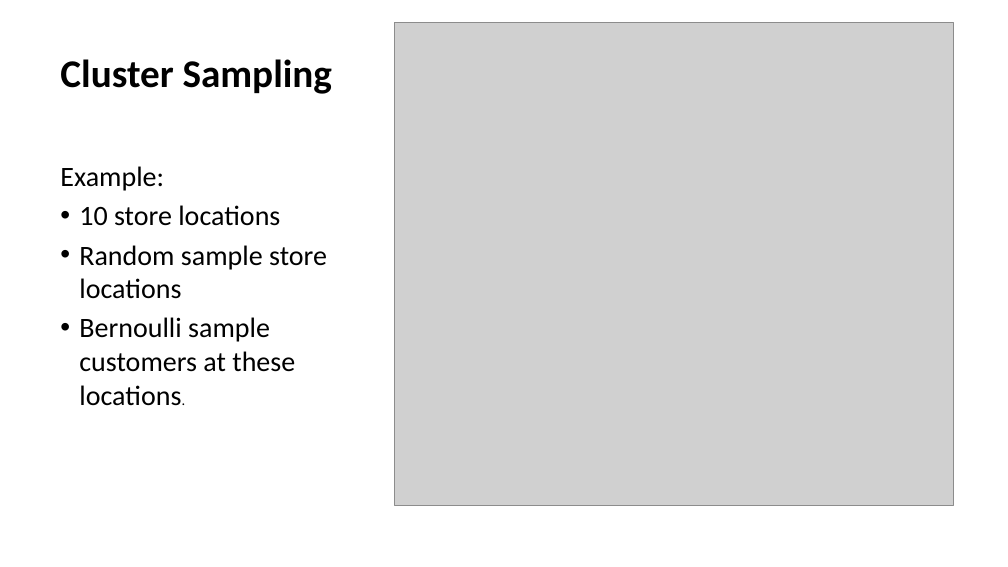
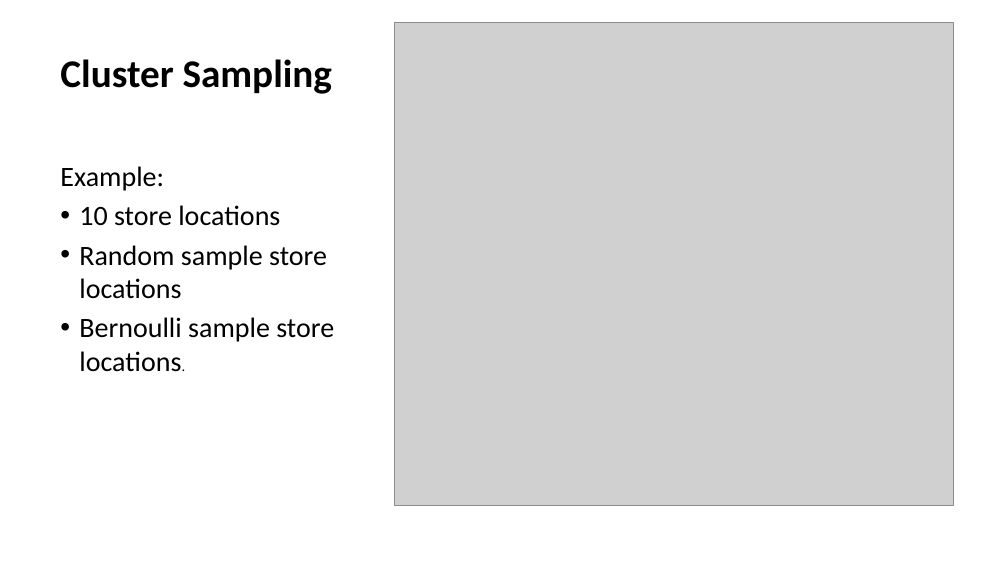
Before and after one commit to StephenElston/CSCI-E-83, a slide deck: slide 39 of LectureSlides/04_SamplingAndSimulation.pptx. Drawn at 1008x567 pixels with LibreOffice and Linux fonts; fonts in the diff are those of the drawing; grey boxes stand for pictures. Boxes give left, top, right and bottom in pixels: in the first picture for what was removed or moved away, otherwise in the second. Text is boxed around its words. In the diff, an @@ line names an element or a change of style, - is before the commit and + after.

Commit message:
Numerous improvements and typo corrections to slides

```diff
--- a/LectureSlides/04_SamplingAndSimulation.pptx
+++ b/LectureSlides/04_SamplingAndSimulation.pptx
@@ text at box(79, 317, 334, 372): text changed @@
-• Bernoulli sample customers at these locations.
+• Bernoulli sample store locations.
```
Also in this commit, not shown: 27 other slides changed.
